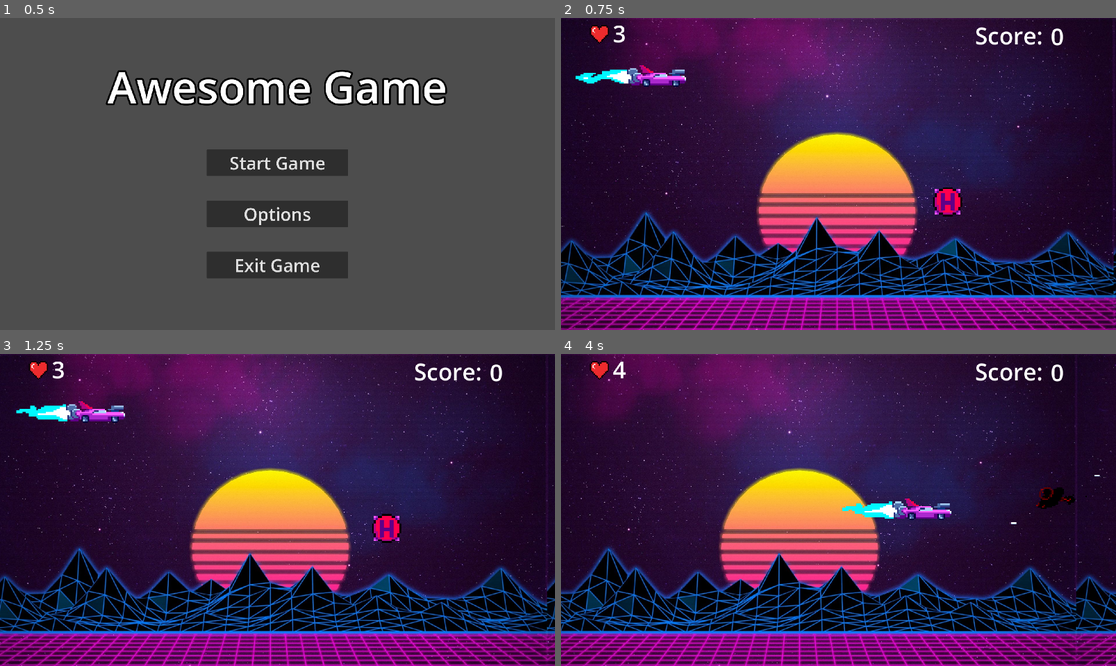
Above: before the commit, frames 1-4 (two rows, left to right).
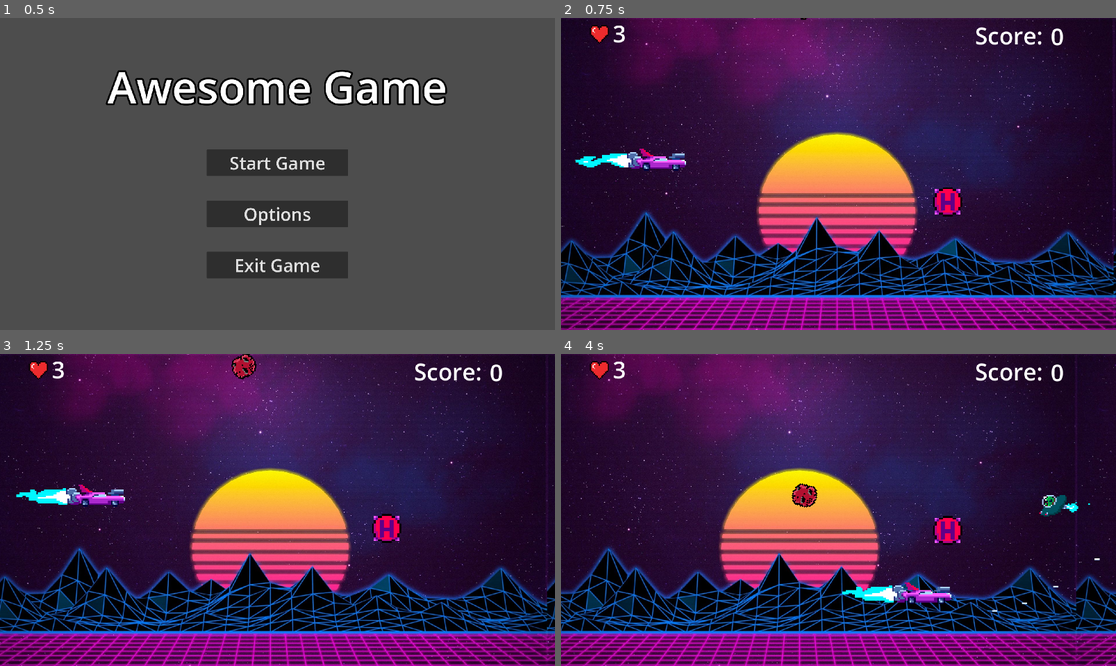
Above: after the commit, the same moments.

Repository: P0ddy/Project-Bentley
Game: Godot game, scene res://Scenes/Menu/main_menu.tscn
The game is run twice, just before and just after one commit, with the same random seed, the same clock (stepped at 60 frames per second) and the same inputs. Sound files missing from this copy of the repository are replaced by a short silence.
Inputs:
- Up to frame 1 (0.5 s): no input
- Up to frame 2 (0.75 s): click "Start Game" at 0.5 s
- Up to frame 3 (1.25 s): no input
- Up to frame 4 (4 s): hold D (right) 1.28-2.03 s; hold Space (shoot) 1.28-2.03 s; hold S (down) 2.03-2.78 s; tap Space (shoot) at 2.1, 3.6 s; hold D (right) 2.78-3.53 s; hold Space (shoot) 2.78-3.53 s; hold W (up) from 3.53 s (still down)

Frame 1 is identical in both runs. In frame 2, 1.5% of the frame differs, in the area x 2-45%, y 0-49%; in frame 3, 1.9%; in frame 4, 2.8%, in the area x 9-98%, y 2-83%.

Commit message:
add meteor stuff

Diff:
--- a/Scenes/MainScene/Enemy.gd
+++ b/Scenes/MainScene/Enemy.gd
@@ -7,7 +7,7 @@
 var canshoot = true
 
 @export var speed = 3
-var health = 4
+var health = 6
 
 @onready var spawnpos = $Spawnpos
 @onready var muzzleflash = $MuzzleFlash
@@ -49,15 +49,13 @@
 	hit_sound.play()
 
 	if health == 0:
-		Global.camera.screen_shake(7, 7, 0.05)
-		Global.score += 5
+		Global.camera.screen_shake(10, 10, 0.05)
+		Global.score += 6
 		queue_free()
 
 	if health == 0:
 		$DeathSound.play()
 
-
-
 	if health == 0:
 		var explosion = Explosion.instantiate()
 		explosion.global_position = global_position
--- a/Scenes/MainScene/Game.tscn
+++ b/Scenes/MainScene/Game.tscn
@@ -1,10 +1,11 @@
-[gd_scene load_steps=16 format=3 uid="uid://bxhjh00lqxlnv"]
+[gd_scene load_steps=17 format=3 uid="uid://bxhjh00lqxlnv"]
 
 [ext_resource type="PackedScene" uid="uid://bffmd8v2aatj" path="res://Scenes/MainScene/player.tscn" id="1_0v76o"]
 [ext_resource type="Script" path="res://Scenes/MainScene/Game.gd" id="1_5rsoo"]
 [ext_resource type="PackedScene" uid="uid://df2u7u7wedi5c" path="res://Scenes/MainScene/enemy.tscn" id="2_fg1y3"]
 [ext_resource type="PackedScene" uid="uid://wgfhrt0csw1w" path="res://Scenes/Menu/pause_menu.tscn" id="2_rrvfi"]
 [ext_resource type="Script" path="res://Scenes/MainScene/SpawnTimer.gd" id="4_lndq8"]
+[ext_resource type="PackedScene" uid="uid://ft25ecra3w7y" path="res://Scenes/MainScene/meteor.tscn" id="5_gau26"]
 [ext_resource type="Script" path="res://Scenes/MainScene/DisplayHP.gd" id="5_i1t1g"]
 [ext_resource type="Script" path="res://Scenes/MainScene/DisplayScore.gd" id="6_4n6hb"]
 [ext_resource type="Texture2D" uid="uid://cpjn0s8enagpg" path="res://Assets/HP.png" id="6_i8dvb"]
@@ -24,10 +25,14 @@
 pause_menu_packed_scene = ExtResource("2_rrvfi")
 
 [node name="Player" parent="." instance=ExtResource("1_0v76o")]
+position = Vector2(338, 472)
 scale = Vector2(0.5, 0.5)
 
 [node name="Enemy" parent="." instance=ExtResource("2_fg1y3")]
 position = Vector2(2352, 485)
+
+[node name="Meteor" parent="." instance=ExtResource("5_gau26")]
+position = Vector2(842, -72)
 
 [node name="HealthPickUp" parent="." instance=ExtResource("12_upobf")]
 position = Vector2(1341, 652)
--- a/Scenes/MainScene/boss.gd
+++ b/Scenes/MainScene/boss.gd
@@ -67,5 +67,6 @@
 func enemy_hit():
 	Health -= 1
 	if Health == 0:
+		Global.camera.screen_shake(25, 25, 0.1)
 		Global.score += 100
 		queue_free()
--- /dev/null
+++ b/Scenes/MainScene/meteor.gd
@@ -0,0 +1,39 @@
+extends Area2D
+
+@export var minspeed = 50
+@export var maxspeed = 250
+@export var minRotationRate = -25
+@export var maxRotationRate = 25
+
+var health = 3
+var player = null
+var speed = 0
+var RotationRate = 0
+
+
+func _ready():
+	speed = randf_range(minspeed, maxspeed)
+	RotationRate = randf_range(minRotationRate, maxRotationRate)
+
+func _physics_process(delta):
+	rotation_degrees += RotationRate * delta
+
+	position.y += speed * delta
+
+func _on_detection_body_entered(body):
+	if body.is_in_group("Player"):
+		player = body
+
+func enemy_hit():
+	health -= 1
+	if health == 0:
+		Global.camera.screen_shake(4, 4, 0.05)
+		Global.score += 3
+		queue_free()
+
+func _on_visible_on_screen_notifier_2d_screen_exited():
+	queue_free()
+
+func _on_body_entered(body):
+	if body.has_method("player_hit"):
+		body.player_hit()
--- a/Scenes/MainScene/meteor.tscn
+++ b/Scenes/MainScene/meteor.tscn
@@ -1,8 +1,16 @@
-[gd_scene load_steps=2 format=3 uid="uid://ft25ecra3w7y"]
+[gd_scene load_steps=4 format=3 uid="uid://ft25ecra3w7y"]
 
+[ext_resource type="Script" path="res://Scenes/MainScene/meteor.gd" id="1_otrwl"]
 [ext_resource type="Texture2D" uid="uid://bvpc1e5leh1tf" path="res://Assets/Asteroid-Sheet_Big.png" id="1_pyb0n"]
 
+[sub_resource type="CircleShape2D" id="CircleShape2D_y1tup"]
+radius = 45.0444
+
 [node name="Meteor" type="Area2D"]
+script = ExtResource("1_otrwl")
+
+[node name="CollisionShape2D" type="CollisionShape2D" parent="."]
+shape = SubResource("CircleShape2D_y1tup")
 
 [node name="Sprite2D" type="Sprite2D" parent="."]
 scale = Vector2(0.5, 0.5)
@@ -10,6 +18,9 @@
 region_enabled = true
 region_rect = Rect2(58, 58, 187, 202)
 
-[node name="CollisionPolygon2D" type="CollisionPolygon2D" parent="."]
-visible = false
-polygon = PackedVector2Array(-40, -11, -5, -44, 14, -44, 44, -14, 44, 10, 24, 35, 8, 46, -11, 46, -36, 25, -41, 9)
+[node name="VisibleOnScreenNotifier2D" type="VisibleOnScreenNotifier2D" parent="."]
+position = Vector2(2, 0.499998)
+scale = Vector2(4.4, 4.65)
+
+[connection signal="body_entered" from="." to="." method="_on_body_entered"]
+[connection signal="screen_exited" from="VisibleOnScreenNotifier2D" to="." method="_on_visible_on_screen_notifier_2d_screen_exited"]
--- a/Scenes/MainScene/player.tscn
+++ b/Scenes/MainScene/player.tscn
@@ -202,7 +202,7 @@
 position = Vector2(184, 11)
 
 [node name="AttackSpeedTimer" type="Timer" parent="."]
-wait_time = 0.3
+wait_time = 0.25
 
 [node name="MuzzleFlash" type="Sprite2D" parent="."]
 visible = false
